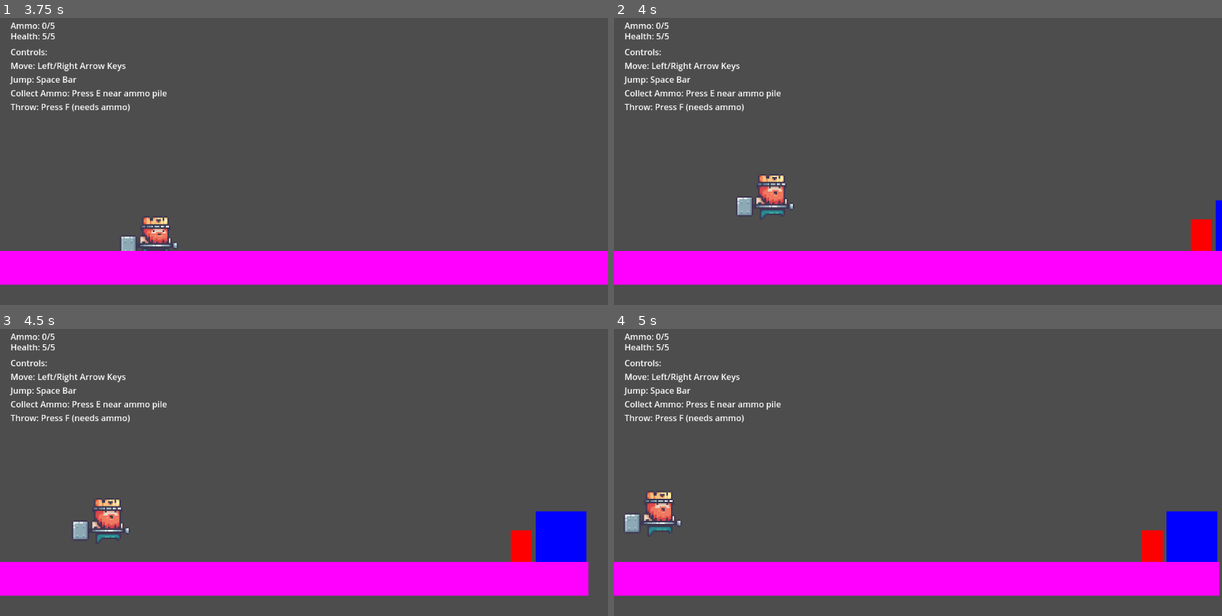
Above: before the commit, frames 1-4 (two rows, left to right).
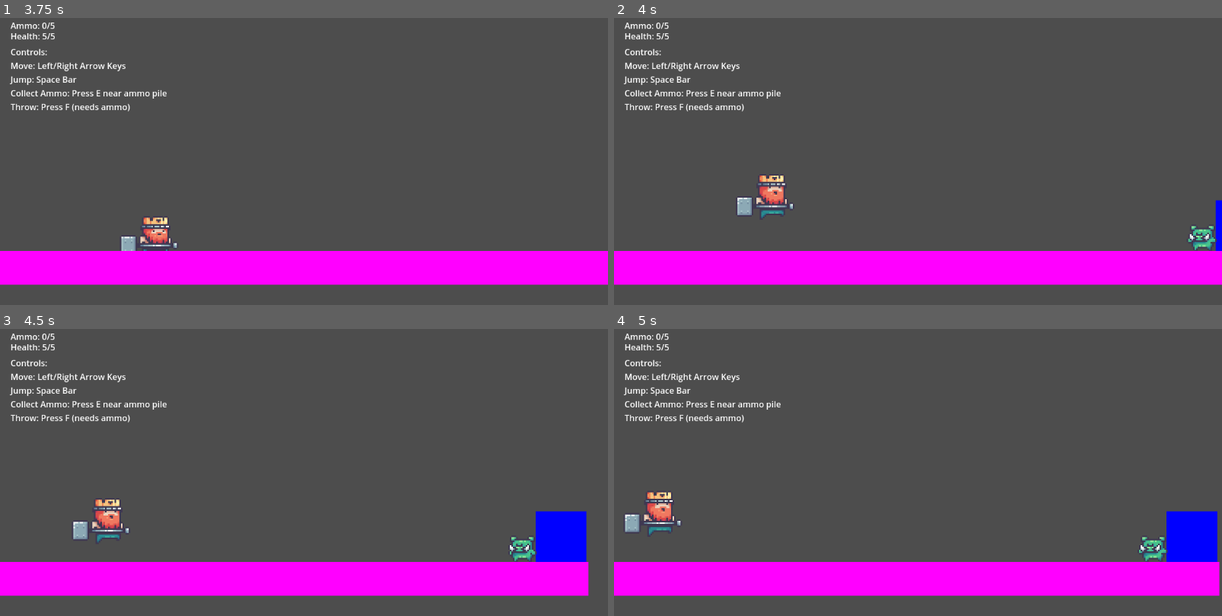
Above: after the commit, the same moments.

Repository: peroman86/BastaWars
Game: Godot game, scene res://scenes/world.tscn
Two runs of this game, one before a commit and one after it. Both use one fixed random seed, a clock stepped at 60 frames per second and the inputs below.
Inputs:
- Up to frame 1 (3.75 s): tap E (collect) at 0.5, 1.25, 1.35, 2, 2.75, 3.5, 3.6 s; hold Right (right) 0.53-2.03 s; tap Space (jump) at 0.6, 0.77, 1.07, 1.52, 1.55, 1.82, 2.3, 2.85, 3.02, 3.32 s; hold Left (left) 2.03-2.78 s; tap F (fire) at 2.1 s; hold Right (right) from 2.78 s (still down)
- Up to frame 2 (4 s): keep holding Right (right); tap Space (jump) at 3.77, 3.8 s
- Up to frame 3 (4.5 s): tap Space (jump) at 4.07 s; tap E (collect) at 4.25 s; release Right (right) at 4.28 s; hold Left (left) from 4.28 s (still down); tap F (fire) at 4.35 s
- Up to frame 4 (5 s): keep holding Left (left); tap Space (jump) at 4.52, 4.55, 4.82 s

Frame 1 is identical in both runs. In frame 2, 0.4% of the frame differs, in the area x 94-100%, y 70-82%; in frame 3, 0.4%; in frame 4, 0.4%, in the area x 86-92%, y 70-82%.

Commit message:
Add enemy sprites

Diff:
--- a/scenes/enemy.tscn
+++ b/scenes/enemy.tscn
@@ -1,12 +1,110 @@
-[gd_scene load_steps=4 format=3 uid="uid://buh4mep5mcpbd"]
+[gd_scene load_steps=17 format=3 uid="uid://buh4mep5mcpbd"]
 
 [ext_resource type="Script" path="res://scripts/enemy.gd" id="1_m2n4p"]
+[ext_resource type="Texture2D" uid="uid://dgaqus8f87ih1" path="res://assets/sprites/characters/03-Pig/Idle (34x28).png" id="2_yyoa8"]
+[ext_resource type="Texture2D" uid="uid://mfk15hqbj281" path="res://assets/sprites/characters/03-Pig/Run (34x28).png" id="3_1qwri"]
+[ext_resource type="Texture2D" uid="uid://jxfivcuc2syq" path="res://assets/sprites/characters/03-Pig/Jump (34x28).png" id="4_6brp8"]
 
 [sub_resource type="RectangleShape2D" id="RectangleShape2D_1"]
-size = Vector2(40, 60)
+size = Vector2(53, 50)
 
-[sub_resource type="PlaceholderTexture2D" id="PlaceholderTexture2D_1"]
-size = Vector2(40, 60)
+[sub_resource type="AnimationNodeAnimation" id="AnimationNodeAnimation_52pls"]
+animation = &"Idle"
+
+[sub_resource type="AnimationNodeAnimation" id="AnimationNodeAnimation_7pgq1"]
+animation = &"Run"
+
+[sub_resource type="AnimationNodeStateMachineTransition" id="AnimationNodeStateMachineTransition_8jqa8"]
+advance_mode = 2
+
+[sub_resource type="AnimationNodeStateMachineTransition" id="AnimationNodeStateMachineTransition_tt5lb"]
+advance_mode = 2
+advance_condition = &"is_moving"
+
+[sub_resource type="AnimationNodeStateMachineTransition" id="AnimationNodeStateMachineTransition_60r6b"]
+advance_mode = 2
+advance_condition = &"idle"
+
+[sub_resource type="AnimationNodeStateMachine" id="AnimationNodeStateMachine_h6807"]
+states/Idle/node = SubResource("AnimationNodeAnimation_52pls")
+states/Idle/position = Vector2(378, 74)
+states/Run/node = SubResource("AnimationNodeAnimation_7pgq1")
+states/Run/position = Vector2(616.5, 130)
+transitions = ["Start", "Idle", SubResource("AnimationNodeStateMachineTransition_8jqa8"), "Idle", "Run", SubResource("AnimationNodeStateMachineTransition_tt5lb"), "Run", "Idle", SubResource("AnimationNodeStateMachineTransition_60r6b")]
+
+[sub_resource type="Animation" id="Animation_bfodb"]
+resource_name = "Idle"
+loop_mode = 1
+step = 0.1
+tracks/0/type = "value"
+tracks/0/imported = false
+tracks/0/enabled = true
+tracks/0/path = NodePath("IdleAnimation:frame")
+tracks/0/interp = 1
+tracks/0/loop_wrap = true
+tracks/0/keys = {
+"times": PackedFloat32Array(0, 0.1, 0.2, 0.3, 0.4, 0.5, 0.6, 0.7, 0.8, 0.9),
+"transitions": PackedFloat32Array(1, 1, 1, 1, 1, 1, 1, 1, 1, 1),
+"update": 1,
+"values": [0, 1, 2, 3, 4, 5, 6, 7, 8, 9]
+}
+
+[sub_resource type="Animation" id="Animation_2ldap"]
+length = 0.001
+tracks/0/type = "value"
+tracks/0/imported = false
+tracks/0/enabled = true
+tracks/0/path = NodePath("IdleAnimation:frame")
+tracks/0/interp = 1
+tracks/0/loop_wrap = true
+tracks/0/keys = {
+"times": PackedFloat32Array(0),
+"transitions": PackedFloat32Array(1),
+"update": 1,
+"values": [0]
+}
+tracks/1/type = "value"
+tracks/1/imported = false
+tracks/1/enabled = true
+tracks/1/path = NodePath("RunAnimation:frame")
+tracks/1/interp = 1
+tracks/1/loop_wrap = true
+tracks/1/keys = {
+"times": PackedFloat32Array(0),
+"transitions": PackedFloat32Array(1),
+"update": 1,
+"values": [0]
+}
+
+[sub_resource type="Animation" id="Animation_44n4p"]
+resource_name = "Run"
+length = 0.45
+loop_mode = 1
+step = 0.1
+tracks/0/type = "value"
+tracks/0/imported = false
+tracks/0/enabled = true
+tracks/0/path = NodePath("RunAnimation:frame")
+tracks/0/interp = 1
+tracks/0/loop_wrap = true
+tracks/0/keys = {
+"times": PackedFloat32Array(0, 0.1, 0.2, 0.3, 0.4),
+"transitions": PackedFloat32Array(1, 1, 1, 1, 1),
+"update": 1,
+"values": [0, 1, 2, 3, 4]
+}
+
+[sub_resource type="Animation" id="Animation_semnk"]
+resource_name = "Jump"
+step = 0.1
+
+[sub_resource type="AnimationLibrary" id="AnimationLibrary_o00gd"]
+_data = {
+"Idle": SubResource("Animation_bfodb"),
+"Jump": SubResource("Animation_semnk"),
+"RESET": SubResource("Animation_2ldap"),
+"Run": SubResource("Animation_44n4p")
+}
 
 [node name="Enemy" type="CharacterBody2D" groups=["enemy"]]
 collision_layer = 2
@@ -14,8 +112,33 @@
 script = ExtResource("1_m2n4p")
 
 [node name="CollisionShape2D" type="CollisionShape2D" parent="."]
+position = Vector2(2.5, 2)
 shape = SubResource("RectangleShape2D_1")
 
-[node name="Sprite2D" type="Sprite2D" parent="."]
-modulate = Color(1, 0, 0, 1)
-texture = SubResource("PlaceholderTexture2D_1")
+[node name="IdleAnimation" type="Sprite2D" parent="."]
+position = Vector2(-7, -14)
+scale = Vector2(3, 3)
+texture = ExtResource("2_yyoa8")
+hframes = 11
+
+[node name="RunAnimation" type="Sprite2D" parent="."]
+position = Vector2(-6.5, -10)
+scale = Vector2(3.02941, 3.42857)
+texture = ExtResource("3_1qwri")
+hframes = 6
+
+[node name="JumpAnimation" type="Sprite2D" parent="."]
+position = Vector2(-6, -13)
+scale = Vector2(3, 3)
+texture = ExtResource("4_6brp8")
+
+[node name="AnimationTree" type="AnimationTree" parent="."]
+tree_root = SubResource("AnimationNodeStateMachine_h6807")
+anim_player = NodePath("../AnimationPlayer")
+parameters/conditions/idle = false
+parameters/conditions/is_moving = false
+
+[node name="AnimationPlayer" type="AnimationPlayer" parent="."]
+libraries = {
+"": SubResource("AnimationLibrary_o00gd")
+}
--- a/scenes/player.tscn
+++ b/scenes/player.tscn
@@ -23,6 +23,22 @@
 "transitions": PackedFloat32Array(1, 1, 1, 1, 1, 1, 1, 1, 1, 1),
 "update": 1,
 "values": [0, 1, 2, 3, 4, 5, 6, 7, 8, 9]
+}
+
+[sub_resource type="Animation" id="Animation_sxfhh"]
+resource_name = "Jump"
+step = 0.1
+tracks/0/type = "value"
+tracks/0/imported = false
+tracks/0/enabled = true
+tracks/0/path = NodePath("JumpAnimation:frame")
+tracks/0/interp = 1
+tracks/0/loop_wrap = true
+tracks/0/keys = {
+"times": PackedFloat32Array(0),
+"transitions": PackedFloat32Array(1),
+"update": 1,
+"values": [0]
 }
 
 [sub_resource type="Animation" id="Animation_j11go"]
@@ -80,22 +96,6 @@
 "transitions": PackedFloat32Array(1, 1, 1, 1, 1, 1, 1, 1),
 "update": 1,
 "values": [0, 1, 2, 3, 4, 5, 6, 7]
-}
-
-[sub_resource type="Animation" id="Animation_sxfhh"]
-resource_name = "Jump"
-step = 0.1
-tracks/0/type = "value"
-tracks/0/imported = false
-tracks/0/enabled = true
-tracks/0/path = NodePath("JumpAnimation:frame")
-tracks/0/interp = 1
-tracks/0/loop_wrap = true
-tracks/0/keys = {
-"times": PackedFloat32Array(0),
-"transitions": PackedFloat32Array(1),
-"update": 1,
-"values": [0]
 }
 
 [sub_resource type="AnimationLibrary" id="AnimationLibrary_qel7h"]
--- a/scenes/projectile.tscn
+++ b/scenes/projectile.tscn
@@ -6,10 +6,6 @@
 
 [sub_resource type="CircleShape2D" id="CircleShape2D_projectile"]
 radius = 8.0
-
-[sub_resource type="Animation" id="Animation_jydbt"]
-resource_name = "bombOff"
-step = 0.1
 
 [sub_resource type="Animation" id="Animation_a82yv"]
 length = 0.001
@@ -37,6 +33,10 @@
 "update": 0,
 "values": [Vector2(3, 3)]
 }
+
+[sub_resource type="Animation" id="Animation_jydbt"]
+resource_name = "bombOff"
+step = 0.1
 
 [sub_resource type="Animation" id="Animation_81tmx"]
 resource_name = "bombOn"
--- a/scripts/enemy.gd
+++ b/scripts/enemy.gd
@@ -5,6 +5,11 @@
 @export var throw_force = 600.0
 @export var detection_range = 400.0
 @export var throw_cooldown = 1.0
+
+@onready var animation_tree: AnimationTree = $AnimationTree
+@onready var idle_sprite: Sprite2D = $IdleAnimation
+@onready var run_sprite: Sprite2D = $RunAnimation
+@onready var jump_sprite: Sprite2D = $JumpAnimation
 
 var health = 5
 var ammo_count = 0
@@ -40,6 +45,15 @@
 	if ammo_pile:
 		ammo_pile_position = ammo_pile.position
 
+	# Initialize animations
+	animation_tree.active = true
+	run_sprite.hide()
+	jump_sprite.hide()
+
+func _process(_delta):
+	update_animation_tree()
+	update_active_sprite()
+
 func _physics_process(delta):
 	if not battle_active:
 		return
@@ -60,6 +74,8 @@
 		if is_aggressive:
 			# Update facing direction based on player position
 			facing_direction = sign(player.position.x - position.x)
+			# Update sprite direction
+			scale.x = -facing_direction
 
 			# If we're out of ammo, go get some
 			if ammo_count == 0:
@@ -83,9 +99,19 @@
 		else:
 			# When not aggressive, just face the player's direction
 			facing_direction = sign(player.position.x - position.x)
+			scale.x = -facing_direction
 			velocity.x = move_toward(velocity.x, 0, speed)
 
 	move_and_slide()
+
+func update_animation_tree():
+	animation_tree["parameters/conditions/idle"] = is_on_floor() and velocity.x == 0
+	animation_tree["parameters/conditions/is_moving"] = is_on_floor() and velocity.x != 0
+
+func update_active_sprite():
+	idle_sprite.visible = is_on_floor() and velocity.x == 0
+	run_sprite.visible = is_on_floor() and velocity.x != 0
+	jump_sprite.visible = not is_on_floor()
 
 func throw_ammo():
 	if ammo_count <= 0:
Binary file added: assets/sprites/characters/03-Pig/Attack (34x28).png
Not shown, added: assets/sprites/characters/03-Pig/Attack (34x28).png.import
Binary file added: assets/sprites/characters/03-Pig/Dead (34x28).png
Not shown, added: assets/sprites/characters/03-Pig/Dead (34x28).png.import
Binary file added: assets/sprites/characters/03-Pig/Fall (34x28).png
Not shown, added: assets/sprites/characters/03-Pig/Fall (34x28).png.import
Binary file added: assets/sprites/characters/03-Pig/Ground (34x28).png
Not shown, added: assets/sprites/characters/03-Pig/Ground (34x28).png.import
Binary file added: assets/sprites/characters/03-Pig/Hit (34x28).png
Not shown, added: assets/sprites/characters/03-Pig/Hit (34x28).png.import
Binary file added: assets/sprites/characters/03-Pig/Idle (34x28).png
Not shown, added: assets/sprites/characters/03-Pig/Idle (34x28).png.import
(and 4 more such lines)
